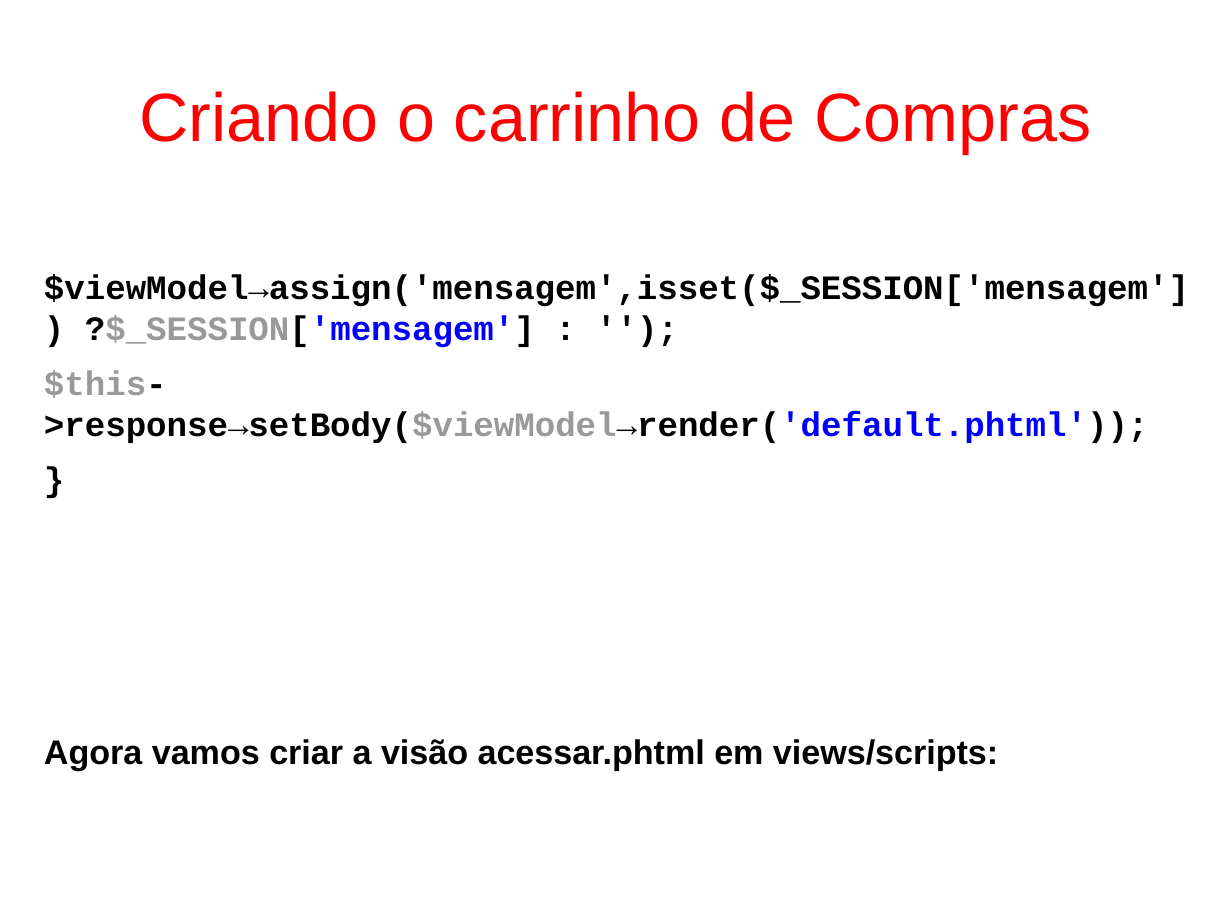
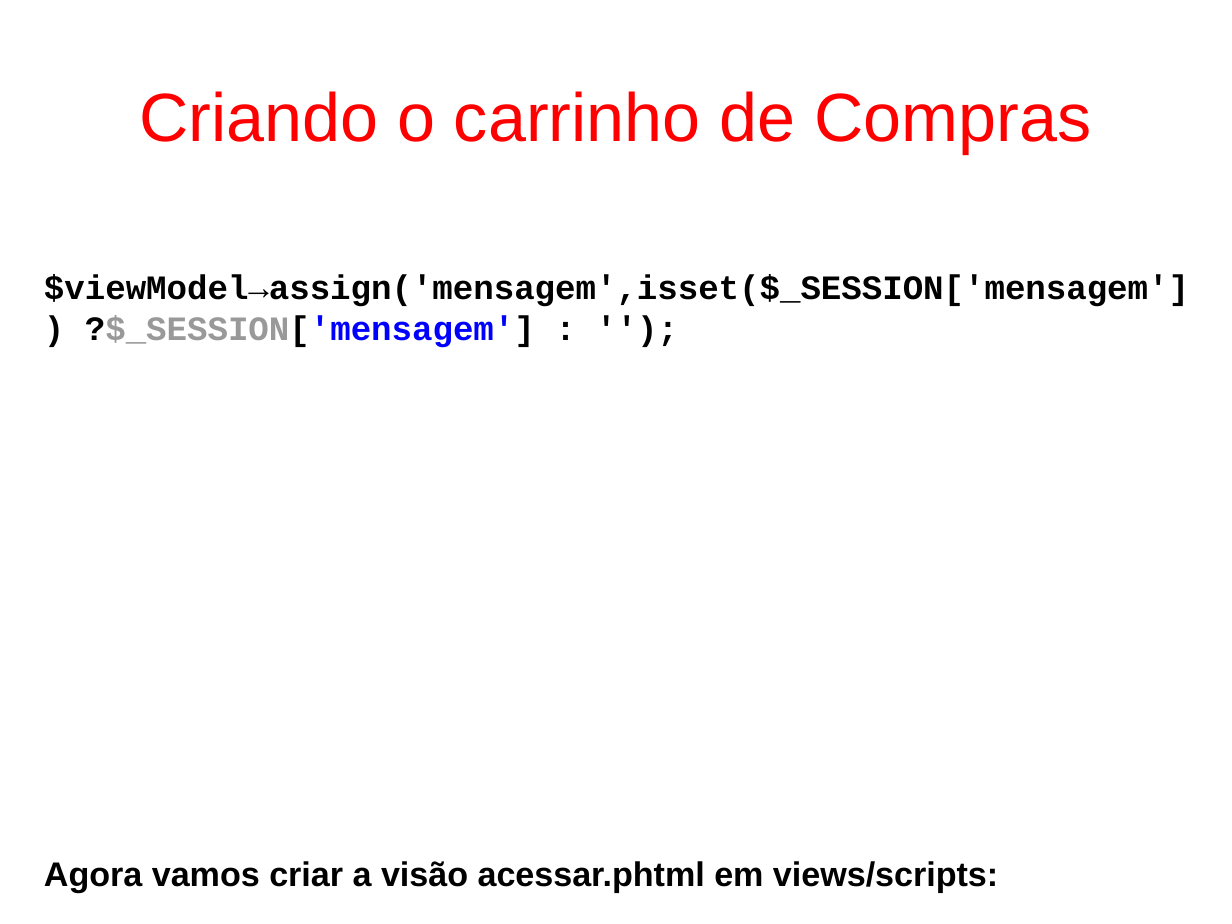
Before and after one commit to fgsl/lojasacme, a slide deck: slide 104 of docs/tutorial.odp. Drawn at 1232x924 pixels with LibreOffice and Linux fonts; fonts in the diff are those of the drawing. Boxes give left, top, right and bottom in pixels: in the first picture for what was removed or moved away, otherwise in the second. Text is boxed around its words. In the diff, an @@ line names an element or a change of style, - is before the commit and + after.

```diff
--- a/docs/tutorial.odp
+++ b/docs/tutorial.odp
@@ text at (44,370,1148,443): paragraphs removed @@
-$this->response→setBody($viewModel→render('default.phtml'));
-}
```
Also in this commit, not shown: 5 slides removed, 11 other files.
